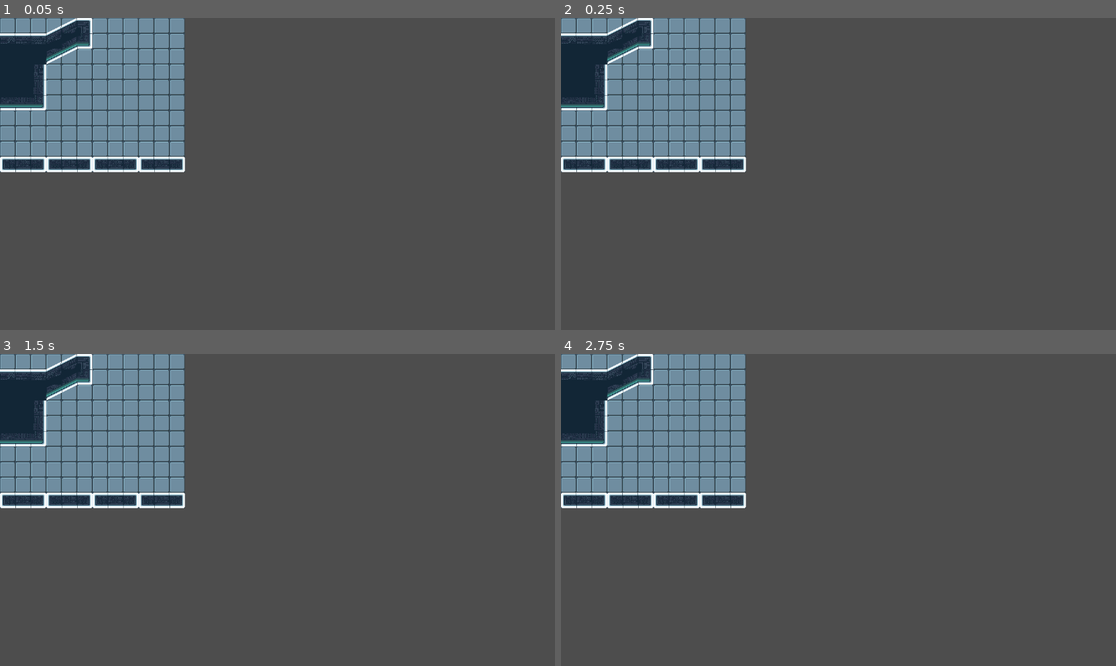
Above: before the commit, frames 1-4 (two rows, left to right).
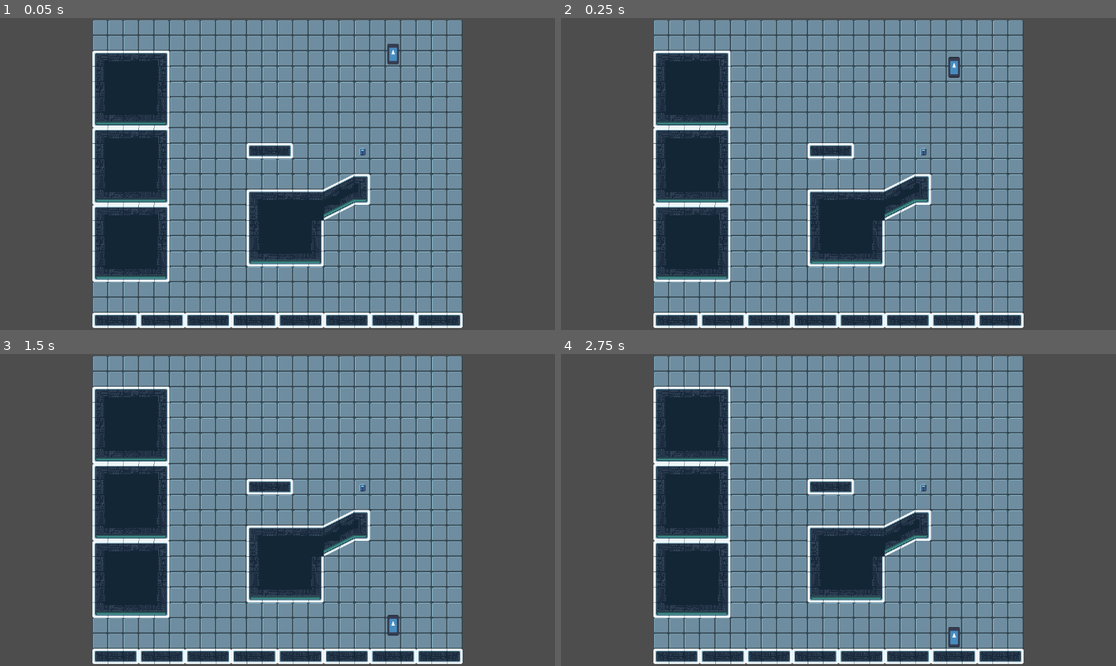
Above: after the commit, the same moments.

Repository: Calverin/Thinking-As-Portals
Game: Godot game, scene res://Scenes/root.tscn
The game is run twice, just before and just after one commit, with the same random seed, the same clock (stepped at 60 frames per second) and the same inputs. The engine's default icon, where the game draws it, is replaced by a stand-in: a white triangle on a blue panel in a dark square.
Inputs:
- Up to frame 1 (0.05 s): no input
- Up to frame 2 (0.25 s): no input
- Up to frame 3 (1.5 s): no input
- Up to frame 4 (2.75 s): tap Enter at 2 s

The runs differ from the first frame. In frame 1, 68% of the frame differs, in the area x 0-84%, y 0-100%; in frame 2, 68%; in frame 3, 68%; in frame 4, 68%.

Commit message:
Player

Diff:
--- a/Scenes/root.tscn
+++ b/Scenes/root.tscn
@@ -1,8 +1,19 @@
-[gd_scene load_steps=2 format=3 uid="uid://dhc3s73a73dlt"]
+[gd_scene load_steps=5 format=3 uid="uid://dhc3s73a73dlt"]
 
 [ext_resource type="TileSet" uid="uid://bs4xkmjoguubl" path="res://Sprites/lab.tres" id="1_du0ve"]
+[ext_resource type="Texture2D" uid="uid://bdv7r6auhchbp" path="res://icon.svg" id="2_c8b4x"]
+
+[sub_resource type="PhysicsMaterial" id="PhysicsMaterial_0j8p8"]
+friction = 0.5
+bounce = 0.28
+
+[sub_resource type="CapsuleShape2D" id="CapsuleShape2D_0gv60"]
+radius = 15.0
+height = 48.0
 
 [node name="ROOT" type="Node2D"]
+
+[node name="Camera2D" type="Camera2D" parent="."]
 
 [node name="GUI" type="Control" parent="."]
 layout_mode = 3
@@ -12,7 +23,9 @@
 
 [node name="World" type="Node2D" parent="."]
 
-[node name="TileMap" type="TileMap" parent="World"]
+[node name="Level" type="Node2D" parent="World"]
+
+[node name="TileMap" type="TileMap" parent="World/Level"]
 tile_set = ExtResource("1_du0ve")
 cell_quadrant_size = 32
 format = 2
@@ -25,3 +38,15 @@
 layer_1/y_sort_origin = 0
 layer_1/z_index = 0
 layer_1/tile_data = PackedInt32Array(131070, 131073, 4, 196606, 131073, 5, 262142, 131073, 6, 327678, 131073, 7, 393214 …(2490 unchanged characters)…
+
+[node name="Player" type="RigidBody2D" parent="World"]
+position = Vector2(240, -250)
+physics_material_override = SubResource("PhysicsMaterial_0j8p8")
+lock_rotation = true
+
+[node name="CollisionShape2D" type="CollisionShape2D" parent="World/Player"]
+shape = SubResource("CapsuleShape2D_0gv60")
+
+[node name="Sprite2D" type="Sprite2D" parent="World/Player"]
+scale = Vector2(0.189453, 0.332031)
+texture = ExtResource("2_c8b4x")
